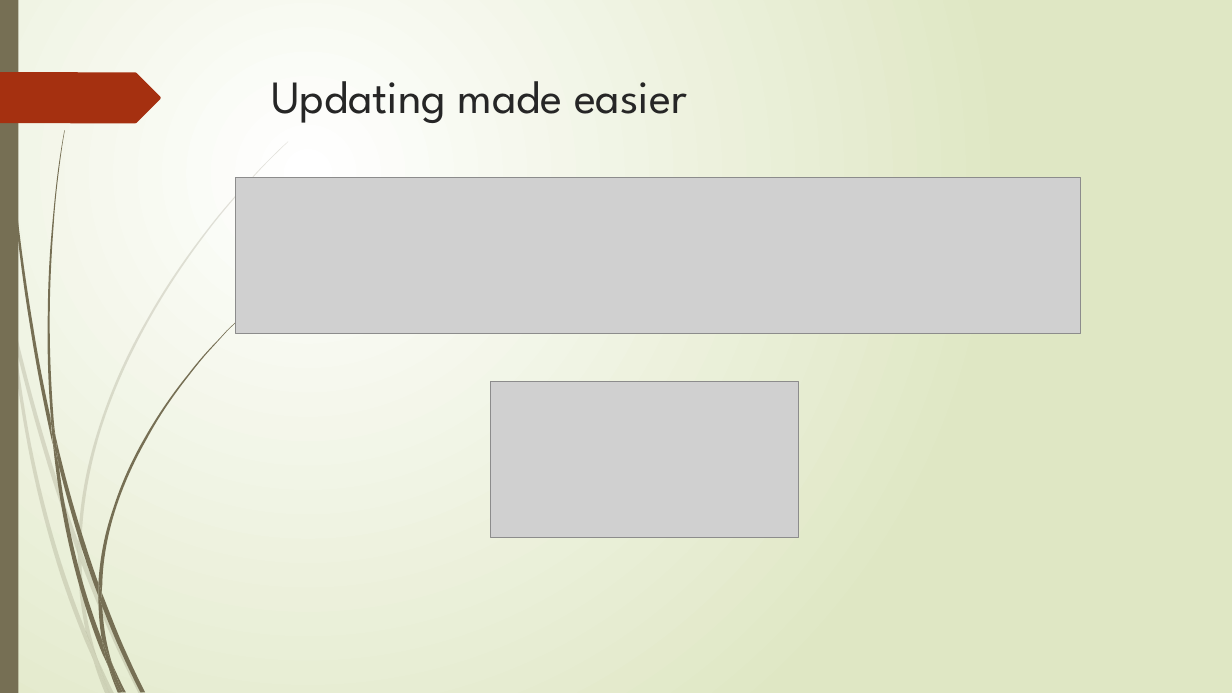
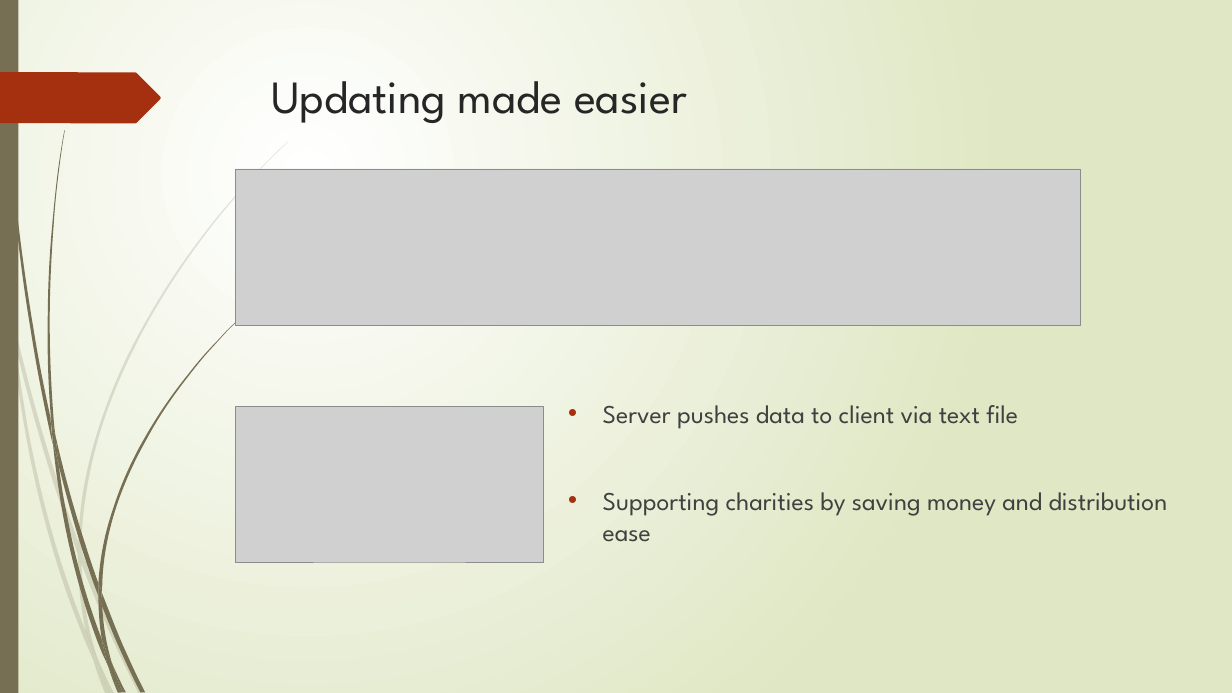
Before and after one commit to bournemouth17/team-5, a slide deck: slide 5 of RNLI.pptx. Drawn at 1232x693 pixels with LibreOffice and Linux fonts; fonts in the diff are those of the drawing; grey boxes stand for pictures. Boxes give left, top, right and bottom in pixels: in the first picture for what was removed or moved away, otherwise in the second. Text is boxed around its words. In the diff, an @@ line names an element or a change of style, - is before the commit and + after.

```diff
--- a/RNLI.pptx
+++ b/RNLI.pptx
@@ picture: place and size @@
-picture at <box>236,177,1081,334</box>
+picture at <box>236,169,1081,325</box>
@@ picture: place and size @@
-picture at <box>491,382,799,537</box>
+picture at <box>236,407,543,562</box>
@@ text added at <box>603,405,1168,542</box>, 20 pt, text #404040 @@
+• Server pushes data to client via text file
+• Supporting charities by saving money and distribution ease
```
Also in this commit, not shown: 1 other slide changed.
